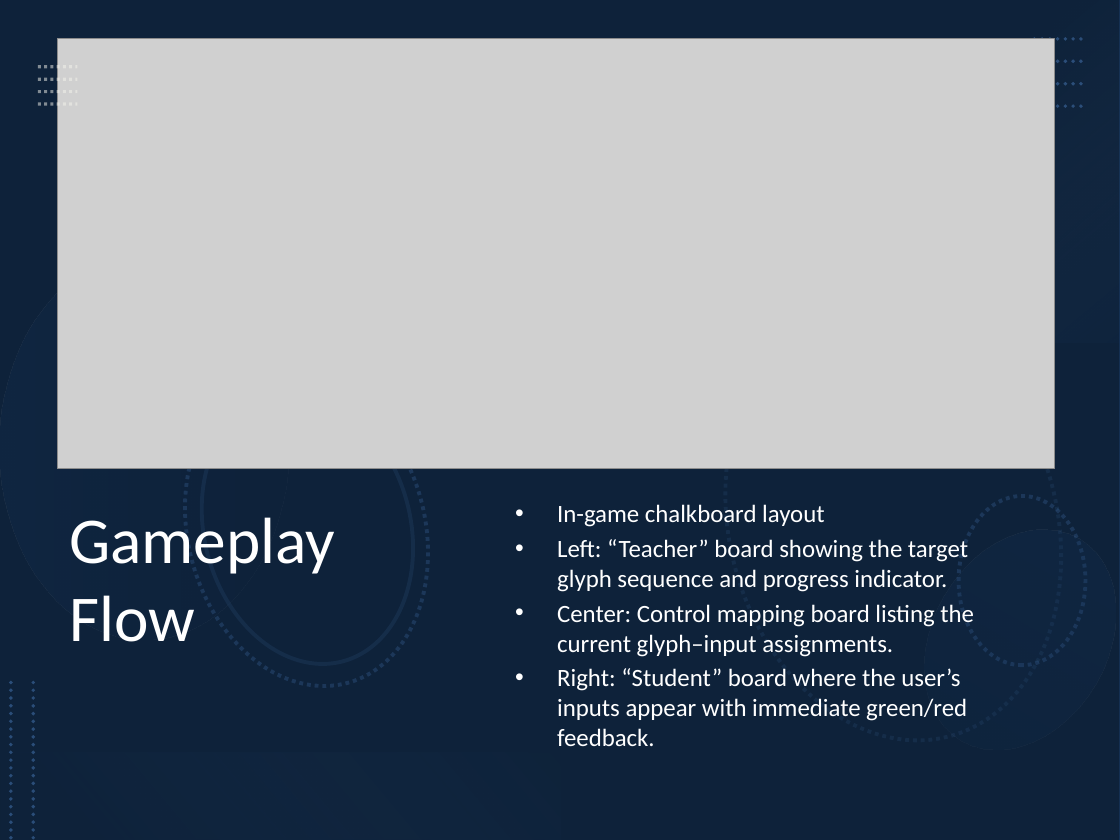
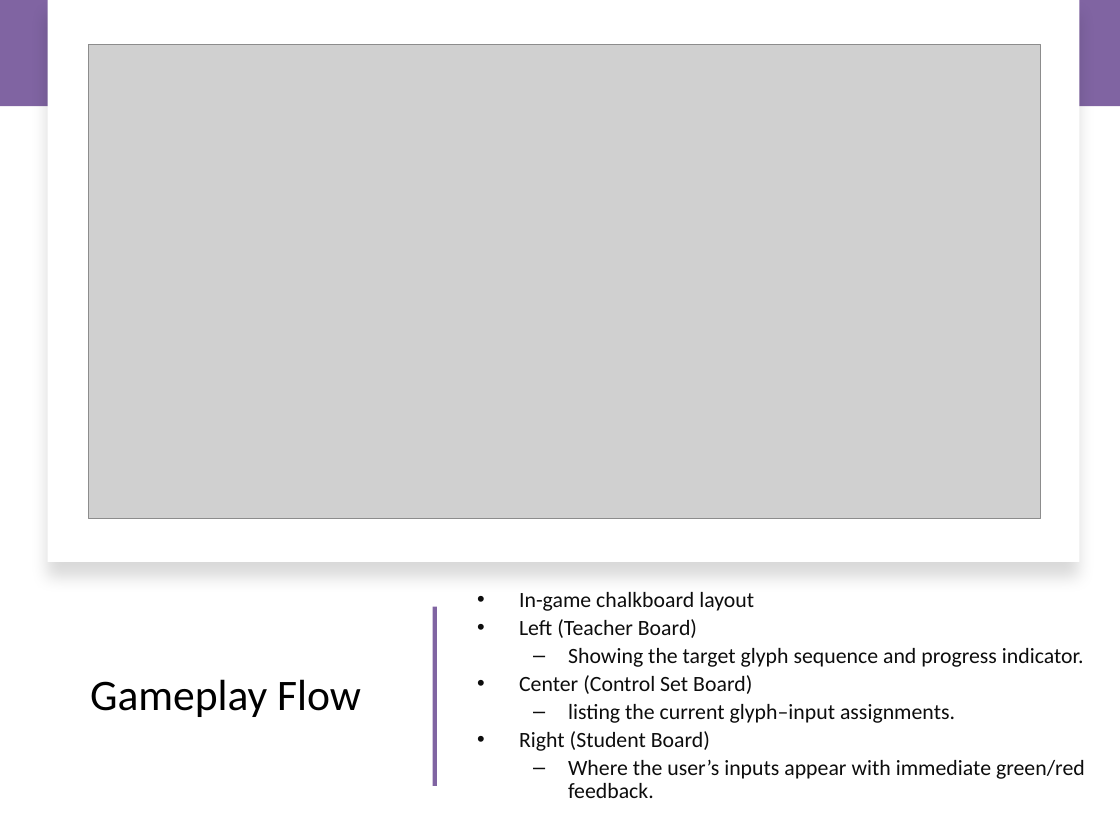
Before and after one commit to csu-hci-projects/CS465_OrdwayR, a slide deck: slide 9 of Rosys_Wizards_465_Presentation.pptx. Drawn at 1120x840 pixels with LibreOffice and Linux fonts; fonts in the diff are those of the drawing; grey boxes stand for pictures. Boxes give left, top, right and bottom in pixels: in the first picture for what was removed or moved away, otherwise in the second. Text is boxed around its words. In the diff, an @@ line names an element or a change of style, - is before the commit and + after.

```diff
--- a/Rosys_Wizards_465_Presentation.pptx
+++ b/Rosys_Wizards_465_Presentation.pptx
@@ rectangle removed at [0, 0, 1120, 840] @@
@@ rectangle added at [0, 0, 1120, 106], fill #8064A2 @@
@@ rectangle: place and size @@
-rectangle at [0, 0, 1120, 840]
+rectangle at [47, 0, 1079, 562]
@@ rectangle at [47, 0, 1079, 562]: fill #1F497D to #FFFFFF; shadow on @@
@@ rectangle removed at [1055, 0, 1120, 343] @@
@@ picture: place and size @@
-picture at [57, 39, 1054, 469]
+picture at [88, 45, 1042, 519]
@@ group removed at [38, 67, 77, 104]: 4 lines @@
@@ group removed at [1035, 39, 1085, 106]: 4 lines @@
@@ group removed at [0, 254, 1120, 784]: 6 ellipses @@
@@ title "Gameplay Flow": place and size @@
-title "Gameplay Flow" at [69, 517, 335, 642]
+title "Gameplay Flow" at [90, 679, 361, 717]
@@ title "Gameplay Flow" at [90, 679, 361, 717]: size 42 to 28 pt, text colour #FFFFFF to #000000; alignment left to centre; vertical alignment top to middle @@
@@ text "In-game chalkboard layout": place and size @@
-text "In-game chalkboard layout" at [557, 504, 974, 746]
+text "In-game chalkboard layout" at [519, 592, 1085, 798]
@@ text "In-game chalkboard layout" at [519, 592, 1085, 798]: vertical alignment top to middle @@
@@ text at [519, 592, 754, 611]: size 16 to 14 pt, text colour #FFFFFF to #0D0D0D in "In-game chalkboard layout"; line spacing 1 to 0.9 @@
@@ rectangle added at [432, 607, 437, 786], fill #8064A2 @@
@@ text at [519, 619, 1085, 798]: text changed; size 16 to 14 pt; text colour #FFFFFF to #0D0D0D @@
-• Left: “Teacher” board showing the target glyph sequence and progress indicator.
-• Center: Control mapping board listing the current glyph–input assignments.
-• Right: “Student” board where the user’s inputs appear with immediate green/red feedback.
+• Left (Teacher Board)
+  – Showing the target glyph sequence and progress indicator.
+• Center (Control Set Board)
+  – listing the current glyph–input assignments.
+• Right (Student Board)
+  – Where the user’s inputs appear with immediate green/red feedback.
@@ line removed from (11, 682) to (11, 840) @@
@@ line removed from (34, 682) to (34, 840) @@
@@ rectangle removed at [0, 753, 560, 840] @@
```
Also in this commit, not shown: 8 other slides changed, 1 slide added, 1 slide removed.
